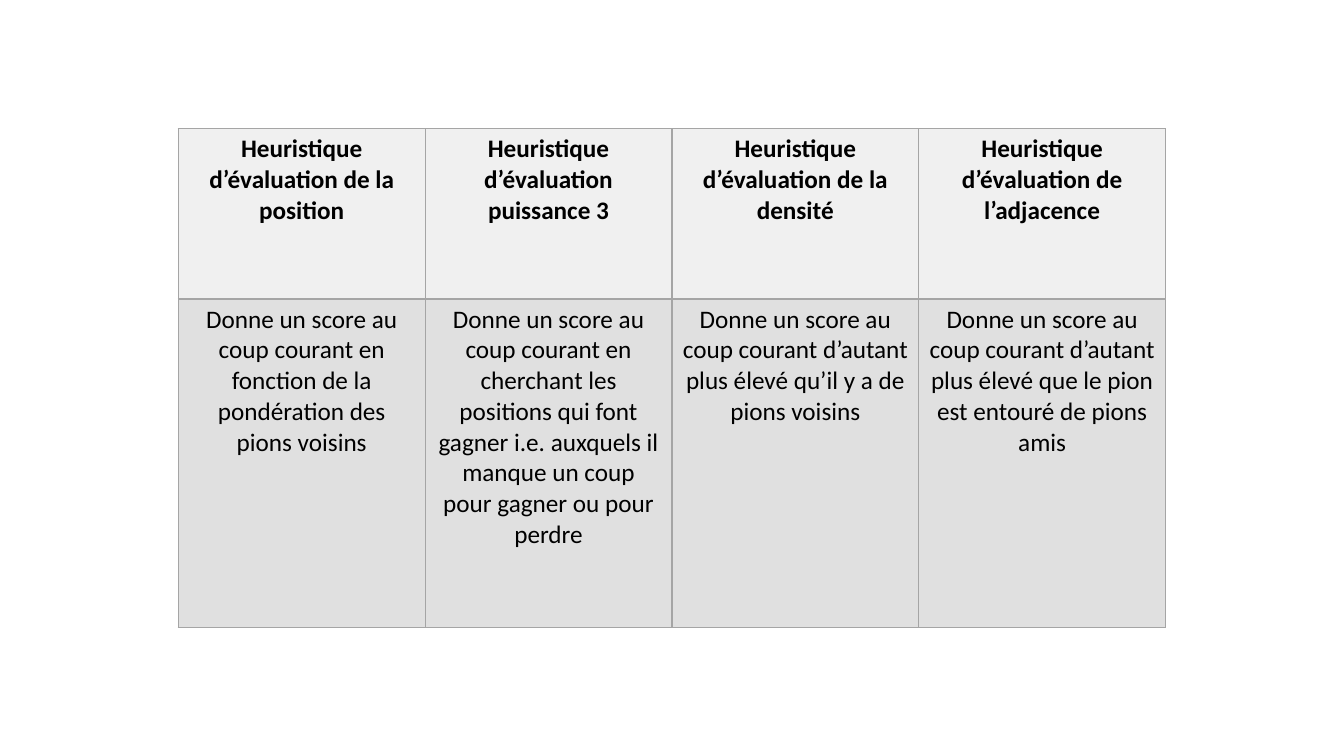
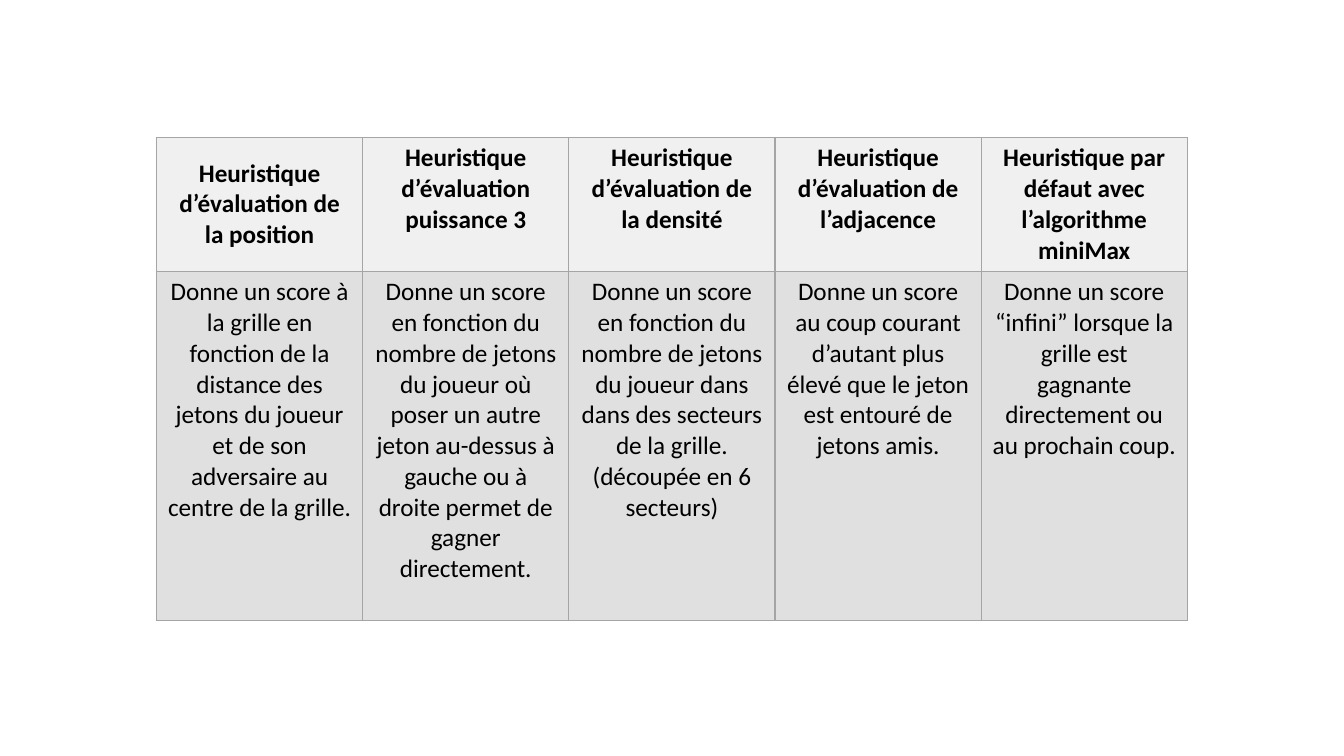
Before and after one commit to FloTrat/Puissance4Prolog, a slide deck: slide 4 of soutenanceH4132.pptx. Drawn at 1344x756 pixels with LibreOffice and Linux fonts; fonts in the diff are those of the drawing. Boxes give left, top, right and bottom in pixels: in the first picture for what was removed or moved away, otherwise in the second. Text is boxed around its words. In the diff, an @@ line names an element or a change of style, - is before the commit and + after.

Commit message:
update/présentation_powerpoint/heuristiques

```diff
--- a/soutenanceH4132.pptx
+++ b/soutenanceH4132.pptx
@@ table at box(156, 137, 1190, 619) @@
-column 1: Heuristique d’évaluation de la position | Donne un score au coup courant en fonction de la pondération des pions voisins
-column 2: Heuristique d’évaluation puissance 3 | Donne un score au coup courant en cherchant les positions qui font gagner i.e. auxquels il manque un coup pour gagner ou pour perdre
-column 3: Heuristique d’évaluation de la densité | Donne un score au coup courant d’autant plus élevé qu’il y a de pions voisins
-column 4: Heuristique d’évaluation de l’adjacence | Donne un score au coup courant d’autant plus élevé que le pion est entouré de pions amis
+column 1: Heuristique d’évaluation de la position | Donne un score à la grille en fonction de la distance des jetons du joueur et de son adversaire au centre de la grille.
+column 2: Heuristique d’évaluation puissance 3 | Donne un score en fonction du nombre de jetons du joueur où poser un autre jeton au-dessus à gauche ou à droite permet de gagner directement.
+column 3: Heuristique d’évaluation de la densité | Donne un score en fonction du nombre de jetons du joueur dans dans des secteurs de la grille. (découpée en 6 secteurs)
+column 4: Heuristique d’évaluation de l’adjacence | Donne un score au coup courant d’autant plus élevé que le jeton est entouré de jetons amis.
+column 5: Heuristique par défaut avec l’algorithme miniMax | Donne un score “infini” lorsque la grille est gagnante directement ou au prochain coup.
@@ table: place and size @@
-table at box(178, 129, 1167, 628)
+table at box(156, 137, 1190, 619)
```
Also in this commit, not shown: 1 other slide changed.
